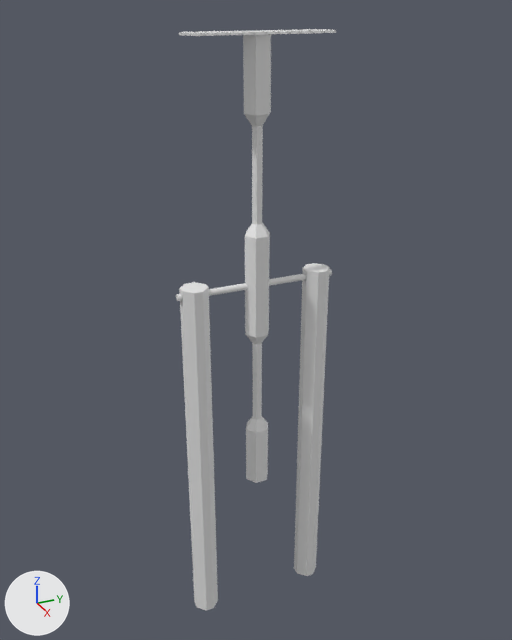
The Blender file BipolarAlpha/Assets/Resources/Models/Magnets/RotatingMagnetWithPlatform.blend as it was, and as the next commit left it.
Both versions are drawn from a 50 mm lens placed at (45.2, -20.5, 28.2), pointed at (-1.1, 0.4, 5.0). Lighting does not change. The marker at lower left points along +X, +Y and +Z.

Objects in the first picture: 'Catwalk.001', 'Cylinder.001', 'Pilar 2', 'Pillar 1'.
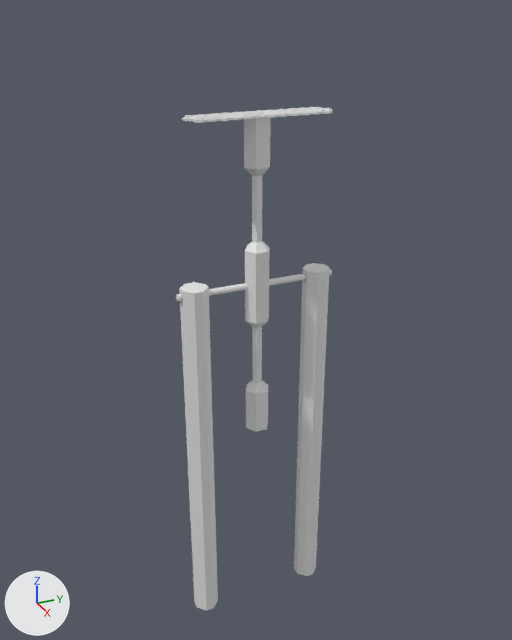
What differs and where, as boxes [x1, y1, x2, y2] in the pictures (512 x 640 px):
'Cylinder.001', rescaled (30% shorter): before [243, 34, 271, 483]; after [244, 118, 271, 432]
'Catwalk.001', moved: before [179, 29, 336, 36]; after [182, 107, 332, 123]

Diff of the bpy script that builds the scene:
```diff
--- a/BipolarAlpha/Assets/Resources/Models/Magnets/RotatingMagnetWithPlatform.blend.py
+++ b/BipolarAlpha/Assets/Resources/Models/Magnets/RotatingMagnetWithPlatform.blend.py
@@ ob_cylinder_001 @@
 ob_cylinder_001.location = (0.0, 0.0, 8.51)
-ob_cylinder_001.scale = (1.0, 1.0, 17.5)
+ob_cylinder_001.scale = (1.0, 1.0, 12.4)
@@ ob_catwalk_001 @@
 ob_catwalk_001 = bpy.data.objects.new('Catwalk.001', me_torus_004)
-ob_catwalk_001.location = (0.0, 0.0, 26.06)
+ob_catwalk_001.location = (0.0, 0.0, 20.9)
 ob_catwalk_001.scale = (-0.45, -0.43, -0.341)
```
